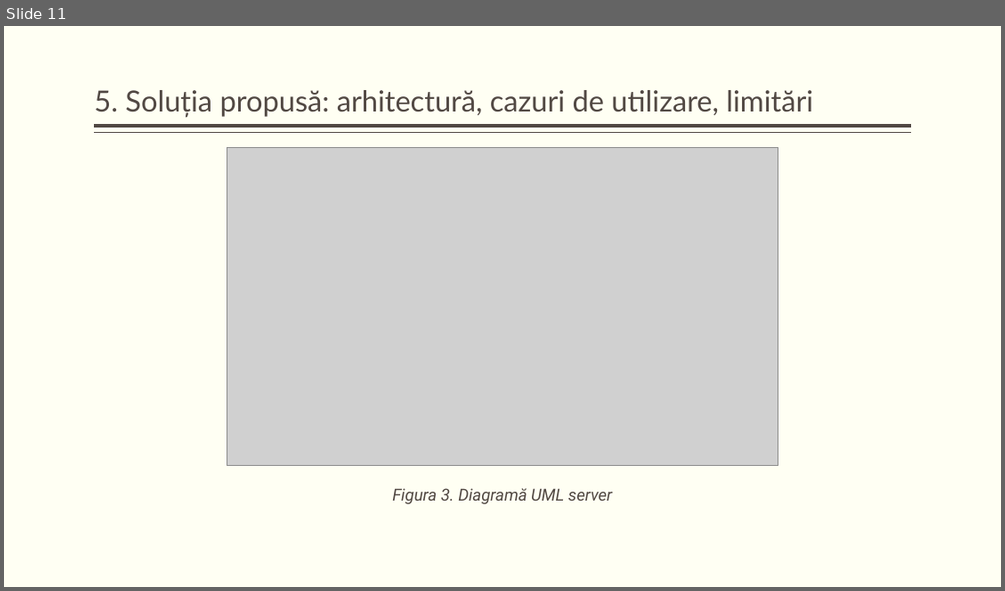
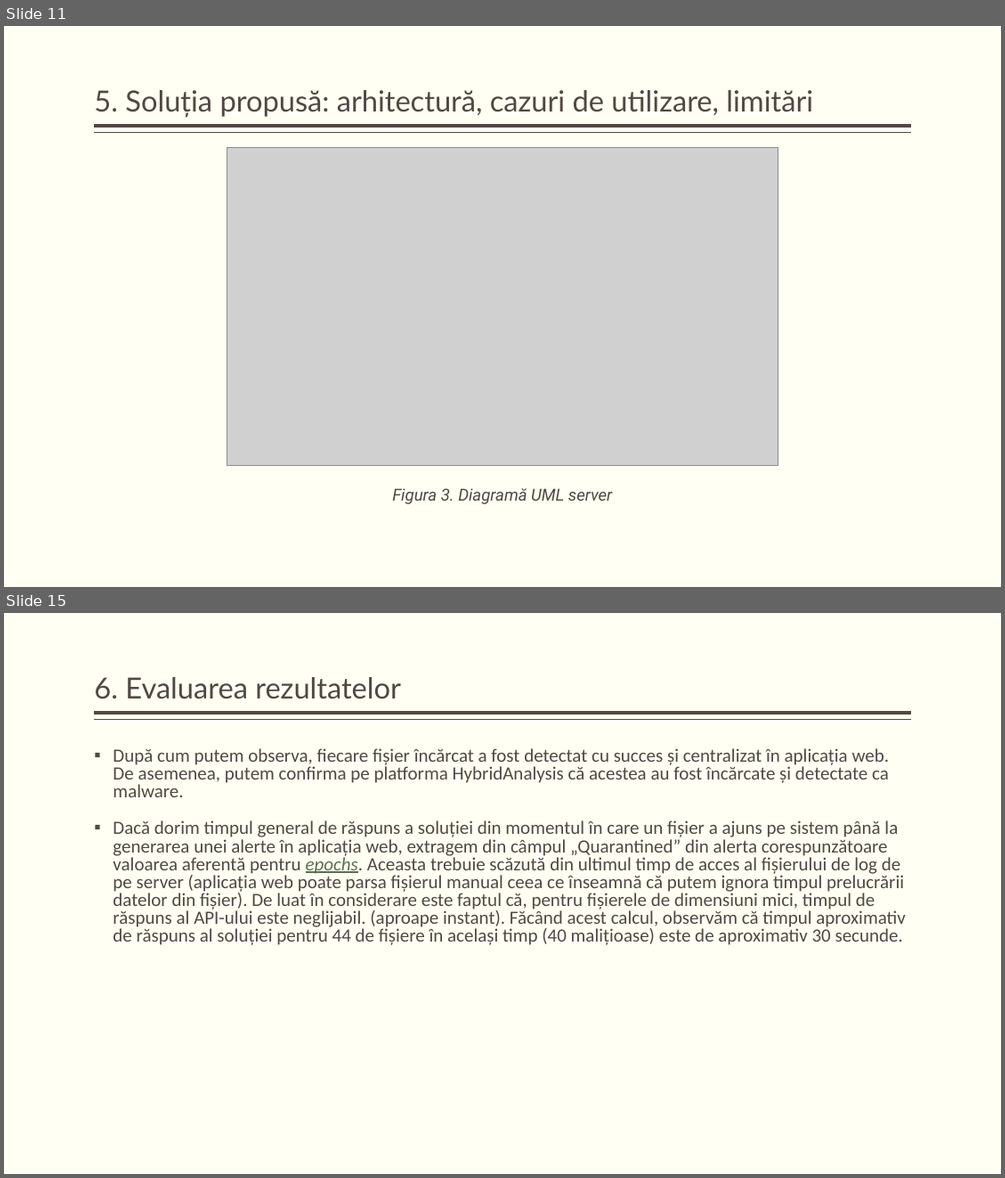
Before and after one commit to KaynRO/Proiect-Licenta, a slide deck: docs/Embedded Devices Malware Detection, Prevention & Centralization.pptx. Shown one above the other, each under a label of ours: slide 11 before the commit, slides 11 and 15 after it; the slides between them are not shown. The pictures are 1005x591 and 1005x1178 pixels, drawn with LibreOffice and Linux fonts; fonts in the diff are those of the drawing; grey boxes stand for pictures. Boxes give left, top, right and bottom in pixels: in the first picture for what was removed or moved away, otherwise in the second. Text is boxed around its words. In the diff, an @@ line names an element or a change of style, - is before the commit and + after.

```diff
--- a/docs/Embedded Devices Malware Detection, Prevention & Centralization.pptx
+++ b/docs/Embedded Devices Malware Detection, Prevention & Centralization.pptx
@@ slide 15 added at [4, 613, 1001, 1174], background #FFFFF3; not listed: 2 template elements that a slide beside it also shows @@
@@ title added at [94, 677, 401, 699], 28 pt, text #514843 @@
+6. Evaluarea rezultatelor
@@ text added at [113, 748, 905, 945], 18 pt, text #514843 @@
+▪ După cum putem observa, fiecare fișier încărcat a fost detectat cu succes și centralizat în aplicația web. De asemenea, putem confirma pe platforma HybridAnalysis că acestea au fost încărcate și detectate ca malware.
+▪ Dacă dorim timpul general de răspuns a soluției din momentul în care un fișier a ajuns pe sistem până la generarea unei alerte în aplicația web, extragem din câmpul „Quarantined” din alerta corespunzătoare valoarea aferentă pentru epochs. Aceasta trebuie scăzută din ultimul timp de acces al fișierului de log de pe server (aplicația web poate parsa fișierul manual ceea ce înseamnă că putem ignora timpul prelucrării datelor din fișier). De luat în considerare este faptul că, pentru fișierele de dimensiuni mici, timpul de răspuns al API-ului este neglijabil. (aproape instant). Făcând acest calcul, observăm că timpul aproximativ de răspuns al soluției pentru 44 de fișiere în același timp (40 malițioase) este de aproximativ 30 secunde.
```
Also in this commit, not shown: 1 slide changed, 5 other slides added, 1 slide removed.
